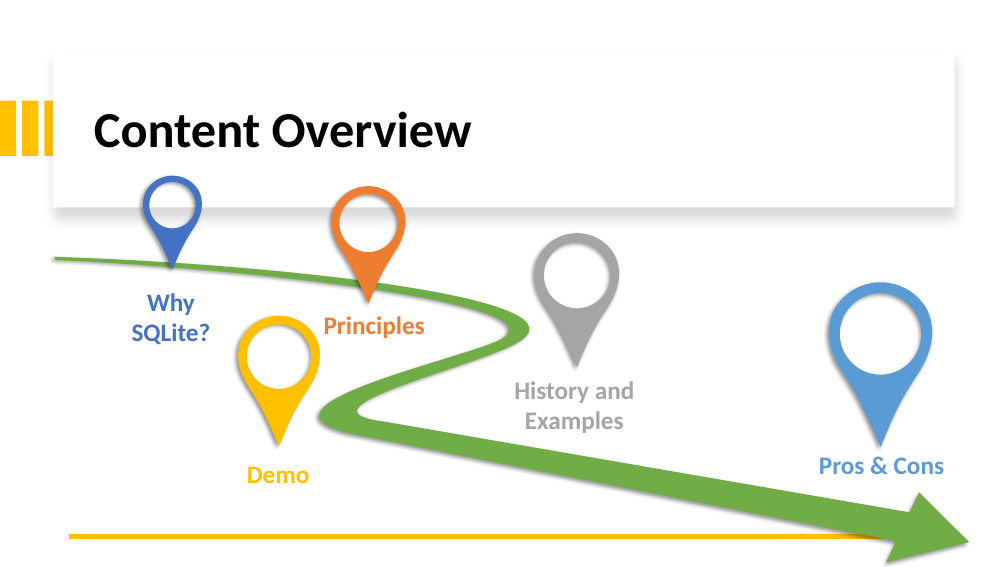
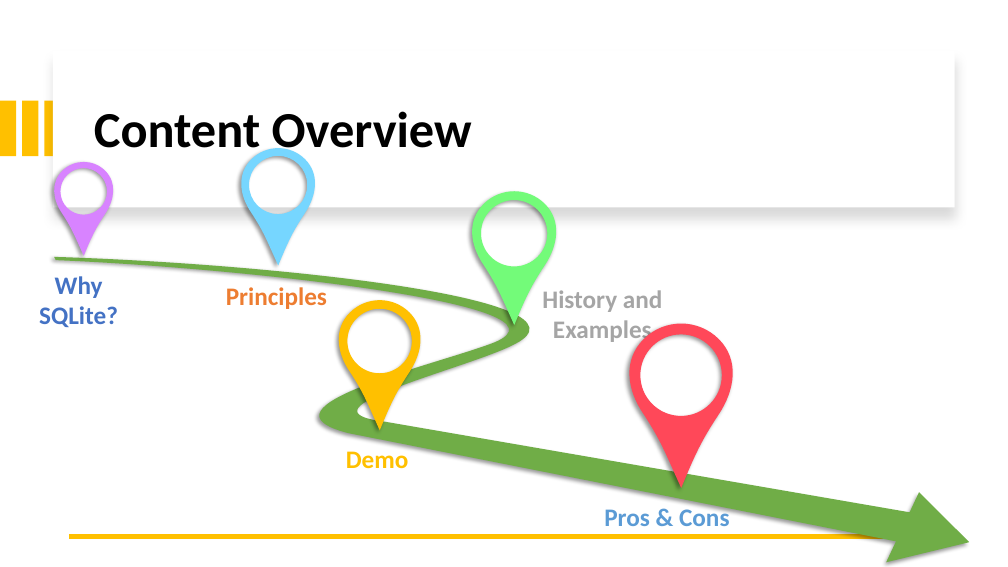
Before and after one commit to AntonioPirani/SQLiteProject, a slide deck: slide 2 of Presentation.pptx. Drawn at 1008x567 pixels with LibreOffice and Linux fonts; fonts in the diff are those of the drawing. Boxes give left, top, right and bottom in pixels: in the first picture for what was removed or moved away, otherwise in the second. Text is boxed around its words. In the diff, an @@ line names an element or a change of style, - is before the commit and + after.

Commit message:
recolouring overview

```diff
--- a/Presentation.pptx
+++ b/Presentation.pptx
@@ freeform shape: place and size @@
-freeform shape at <box>332,186,406,303</box>
+freeform shape at <box>241,148,315,265</box>
@@ freeform shape at <box>241,148,315,265</box>: fill #ED7D31 to #76D6FF @@
@@ freeform shape: place and size @@
-freeform shape at <box>143,175,202,269</box>
+freeform shape at <box>54,162,113,256</box>
@@ freeform shape at <box>54,162,113,256</box>: fill #4472C4 to #D883FF @@
@@ freeform shape: place and size @@
-freeform shape at <box>535,233,619,367</box>
+freeform shape at <box>473,191,557,325</box>
@@ freeform shape at <box>473,191,557,325</box>: fill #A5A5A5 to #73FB79 @@
@@ text "Why SQLite?": place and size @@
-text "Why SQLite?" at <box>132,293,211,344</box>
+text "Why SQLite?" at <box>39,276,118,327</box>
@@ text "Principles": place and size @@
-text "Principles" at <box>324,316,425,338</box>
+text "Principles" at <box>226,284,327,309</box>
@@ text "History and Examples": place and size @@
-text "History and Examples" at <box>514,381,634,433</box>
+text "History and Examples" at <box>542,290,662,344</box>
@@ freeform shape: place and size @@
-freeform shape at <box>238,316,320,446</box>
+freeform shape at <box>339,300,420,430</box>
@@ freeform shape: place and size @@
-freeform shape at <box>829,282,932,446</box>
+freeform shape at <box>630,324,734,488</box>
@@ freeform shape at <box>630,324,734,488</box>: fill #5B9BD5 to #FF4859 @@
@@ text "Demo" rewrapped from <box>247,466,310,484</box> to <box>346,447,409,469</box> @@
@@ text "Pros & Cons" rewrapped from <box>819,457,944,474</box> to <box>604,505,729,526</box> @@
```
